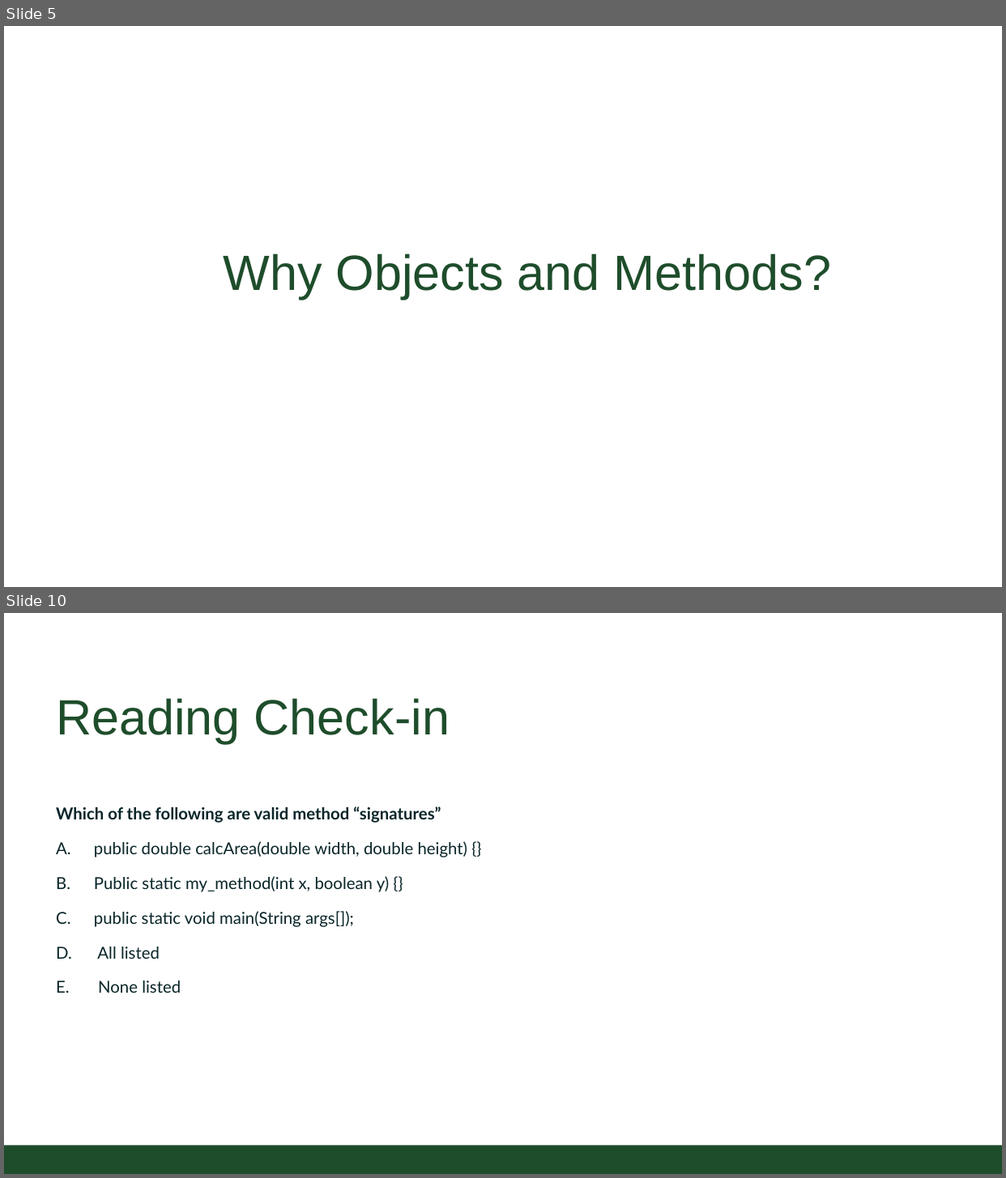
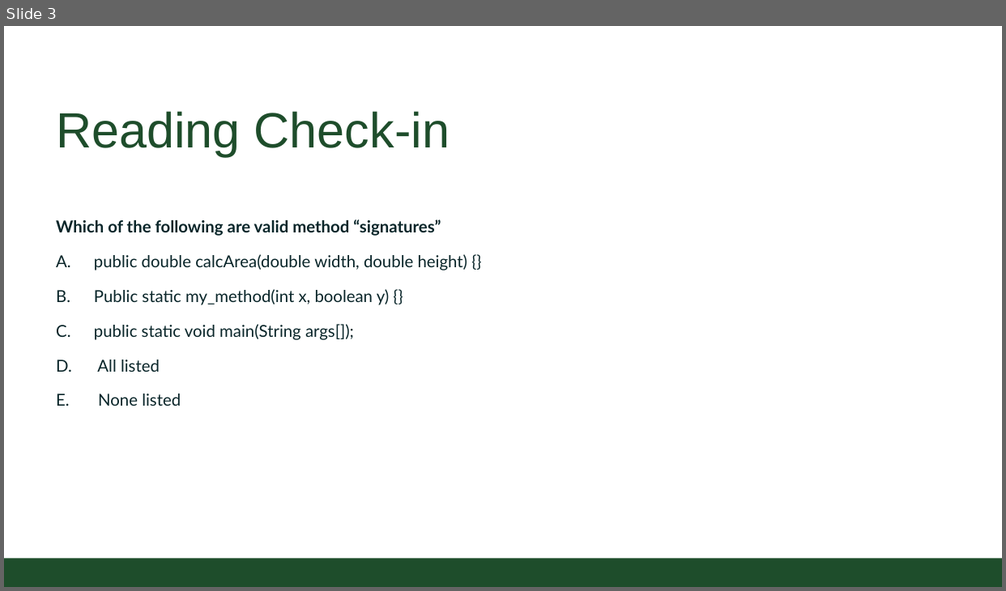
Before and after one commit to CSU-CompSci-CS163-4/Handouts, a slide deck: slides/On-Campus/02_02_ObjectsMethods.pptx. Shown one above the other, each under a label of ours: slides 5 and 10 before the commit, slide 3 after it; the slides between them are not shown. The pictures are 1006x1178 and 1006x591 pixels, drawn with LibreOffice and Linux fonts; fonts in the diff are those of the drawing; background and template pictures are left out. Boxes give left, top, right and bottom in pixels: in the first picture for what was removed or moved away, otherwise in the second. Text is boxed around its words. In the diff, an @@ line names an element or a change of style, - is before the commit and + after.

```diff
--- a/slides/On-Campus/02_02_ObjectsMethods.pptx
+++ b/slides/On-Campus/02_02_ObjectsMethods.pptx
@@ slide 5 removed at (4, 26, 1002, 587), background #FFFFFF @@
@@ title removed at (223, 254, 831, 299) @@
-Why Objects and Methods?
@@ what was slide 10 is now slide 3 @@
```
Also in this commit, not shown: 11 slides changed, 14 slides added, 1 other slide removed, 4 other files.
